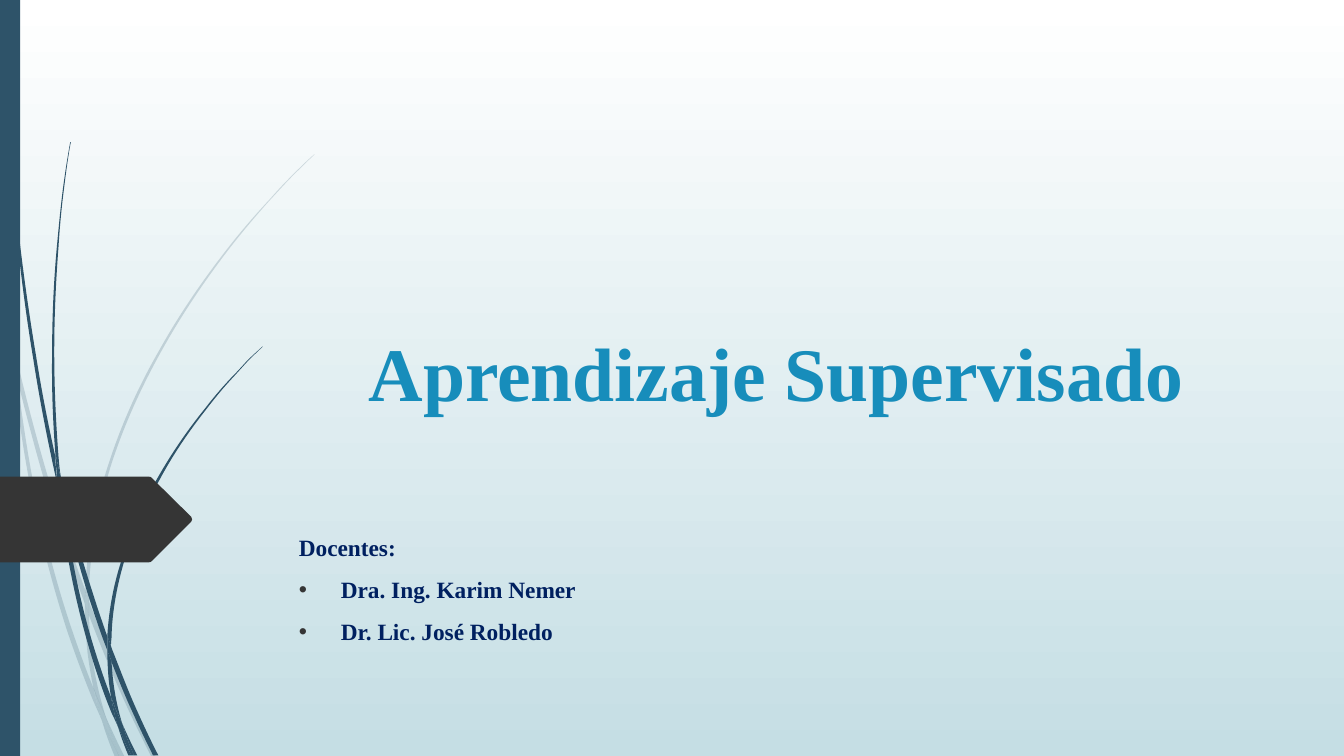
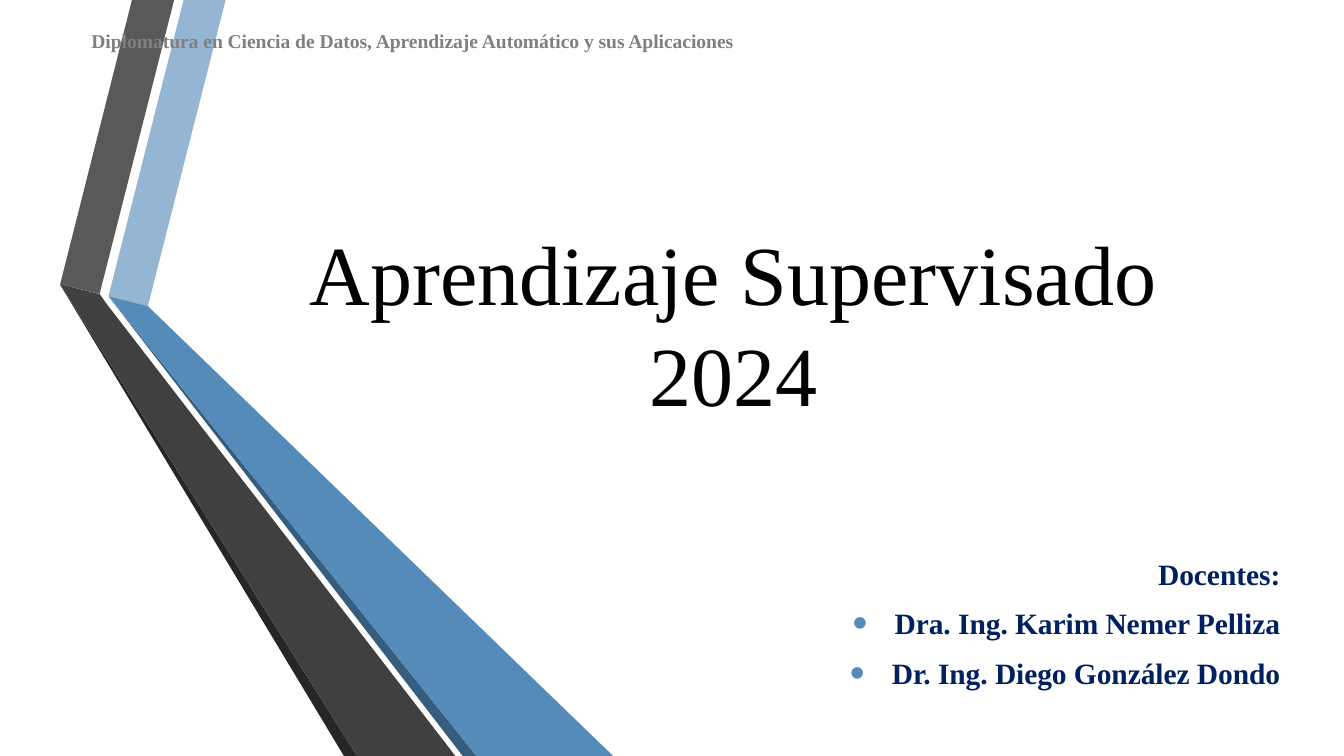
Before and after one commit to DiploDatos/AprendizajeSupervisado, a slide deck: slide 1 of Teórico/Aprendizaje Supervisado - Clase I.ppsx. Drawn at 1344x756 pixels with LibreOffice and Linux fonts; fonts in the diff are those of the drawing; background and template pictures are left out. Boxes give left, top, right and bottom in pixels: in the first picture for what was removed or moved away, otherwise in the second. Text is boxed around its words. In the diff, an @@ line names an element or a change of style, - is before the commit and + after.

```diff
--- a/Teórico/Aprendizaje Supervisado - Clase I.ppsx
+++ b/Teórico/Aprendizaje Supervisado - Clase I.ppsx
@@ background gradient #FFFFFF to #C5DEE5 to picture (left out) @@
@@ rectangle removed at <box>0,0,20,755</box> @@
@@ text added at <box>91,33,733,53</box>, 10.5 pt, text #808080, bold @@
+Diplomatura en Ciencia de Datos, Aprendizaje Automático y sus Aplicaciones
@@ title at <box>310,246,1156,407</box>: text changed; size 40.5 to 45 pt; text colour #178DBB to #000000; bold off @@
-Aprendizaje Supervisado
+Aprendizaje Supervisado
+2024
@@ freeform shape: place and size @@
-freeform shape at <box>108,347,263,646</box>
+freeform shape at <box>60,285,358,756</box>
@@ freeform shape at <box>60,285,358,756</box>: fill #2E5369 to #262626 @@
@@ group added at <box>60,0,613,756</box>: 5 freeform shapes @@
@@ freeform shape removed at <box>0,477,192,563</box> @@
@@ subtitle "Docentes:": place and size @@
-subtitle "Docentes:" at <box>299,540,575,641</box>
+subtitle "Docentes:" at <box>892,565,1280,690</box>
@@ subtitle at <box>1158,565,1280,586</box>: size 12.5 to 15.8 pt in "Docentes:"; alignment left to right @@
@@ subtitle at <box>892,613,1280,690</box>: text changed; size 12.5 to 15.8 pt @@
-• Dra. Ing. Karim Nemer
-• Dr. Lic. José Robledo
+• Dra. Ing. Karim Nemer Pelliza
+• Dr. Ing. Diego González Dondo
@@ group removed at <box>0,155,314,756</box>: 10 freeform shapes @@
@@ group removed at <box>3,0,159,756</box>: 11 freeform shapes @@
```
Also in this commit, not shown: 27 other slides changed, 11 slides added, 14 slides removed, 4 other files.
